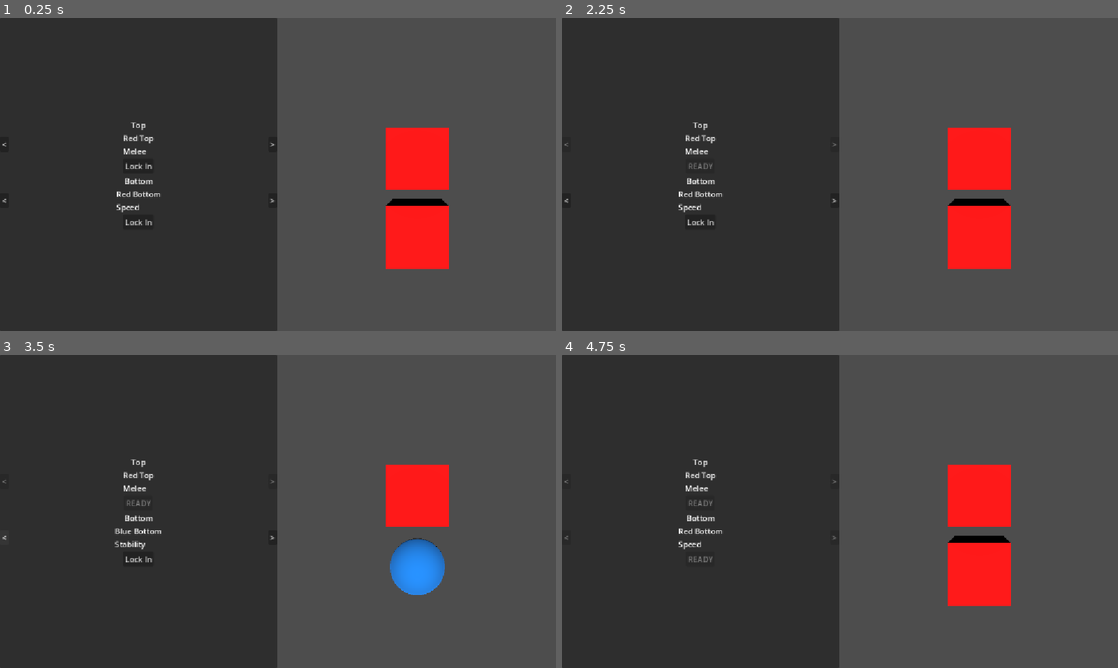
Above: before the commit, frames 1-4 (two rows, left to right).
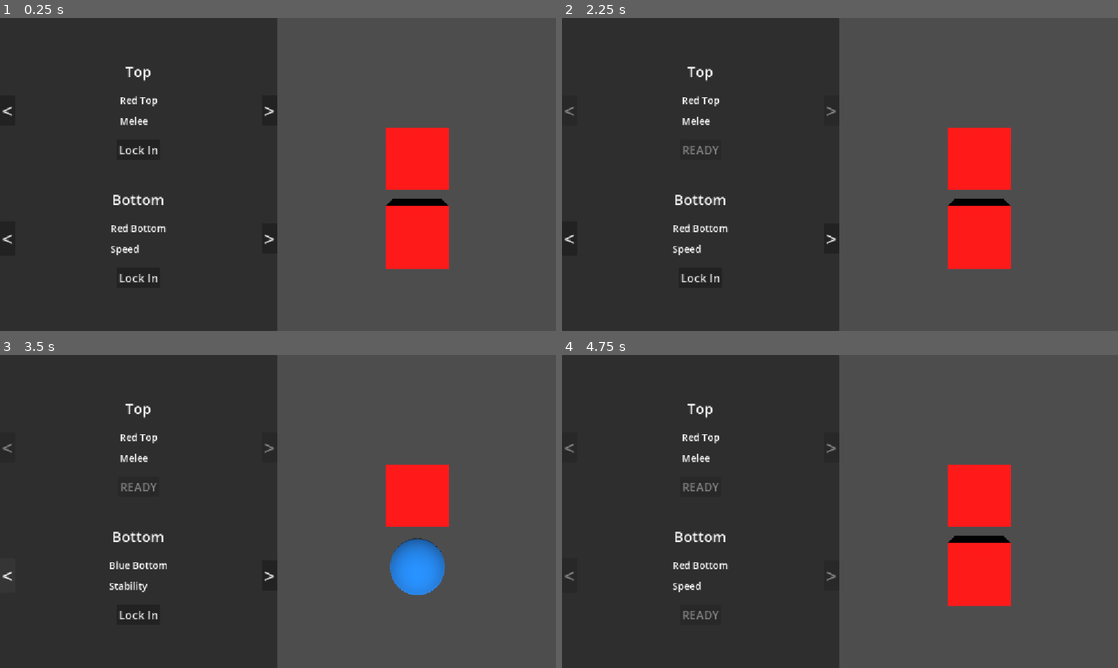
Above: after the commit, the same moments.

Repository: The-MEDINA/SNAP-back
Game: Godot game, scene res://Scenes/CharacterSelection.tscn
The game is run twice, just before and just after one commit, with the same random seed, the same clock (stepped at 60 frames per second) and the same inputs. This scene is started directly instead of the project's main scene.
Inputs:
- Up to frame 1 (0.25 s): no input
- Up to frame 2 (2.25 s): click "<" at 0.5 s; click ">" at 1.25 s; click "Lock In" at 2 s
- Up to frame 3 (3.5 s): click "<" at 2.75 s
- Up to frame 4 (4.75 s): click ">" at 3.5 s; click "Lock In" at 4.25 s

The runs differ from the first frame. In frame 1, 1.3% of the frame differs, in the area x 0-50%, y 15-85%; in frame 2, 1.3%; in frame 3, 1.4%; in frame 4, 1.3%.

Commit message:
fixed character selection

Diff:
--- a/snap-back/Scenes/CharacterSelection.tscn
+++ b/snap-back/Scenes/CharacterSelection.tscn
@@ -31,84 +31,107 @@
 [node name="VBoxContainer" type="VBoxContainer" parent="MainHBoxContainer/PanelContainer/MarginContainer" unique_id=819550477]
 layout_mode = 2
 size_flags_vertical = 4
+theme_override_constants/separation = 60
 
-[node name="Top" type="Label" parent="MainHBoxContainer/PanelContainer/MarginContainer/VBoxContainer" unique_id=233345948]
+[node name="VBoxContainer2" type="VBoxContainer" parent="MainHBoxContainer/PanelContainer/MarginContainer/VBoxContainer" unique_id=167612760]
+layout_mode = 2
+theme_override_constants/separation = 25
+
+[node name="Top" type="Label" parent="MainHBoxContainer/PanelContainer/MarginContainer/VBoxContainer/VBoxContainer2" unique_id=233345948]
 layout_mode = 2
 size_flags_horizontal = 4
+theme_override_font_sizes/font_size = 30
 text = "Top"
 
-[node name="HBoxContainer" type="HBoxContainer" parent="MainHBoxContainer/PanelContainer/MarginContainer/VBoxContainer" unique_id=183221713]
+[node name="HBoxContainer" type="HBoxContainer" parent="MainHBoxContainer/PanelContainer/MarginContainer/VBoxContainer/VBoxContainer2" unique_id=183221713]
 layout_mode = 2
 
-[node name="TopPrevBtn" type="Button" parent="MainHBoxContainer/PanelContainer/MarginContainer/VBoxContainer/HBoxContainer" unique_id=1572036947]
+[node name="TopPrevBtn" type="Button" parent="MainHBoxContainer/PanelContainer/MarginContainer/VBoxContainer/VBoxContainer2/HBoxContainer" unique_id=1572036947]
 layout_mode = 2
 size_flags_horizontal = 0
 size_flags_vertical = 4
+theme_override_font_sizes/font_size = 40
 text = "<"
 
-[node name="VBoxContainer" type="VBoxContainer" parent="MainHBoxContainer/PanelContainer/MarginContainer/VBoxContainer/HBoxContainer" unique_id=1463362285]
+[node name="VBoxContainer" type="VBoxContainer" parent="MainHBoxContainer/PanelContainer/MarginContainer/VBoxContainer/VBoxContainer2/HBoxContainer" unique_id=1463362285]
 layout_mode = 2
 size_flags_horizontal = 6
 size_flags_vertical = 4
+theme_override_constants/separation = 15
 
-[node name="TopNameLabel" type="Label" parent="MainHBoxContainer/PanelContainer/MarginContainer/VBoxContainer/HBoxContainer/VBoxContainer" unique_id=981552109]
+[node name="TopNameLabel" type="Label" parent="MainHBoxContainer/PanelContainer/MarginContainer/VBoxContainer/VBoxContainer2/HBoxContainer/VBoxContainer" unique_id=981552109]
 layout_mode = 2
+theme_override_font_sizes/font_size = 20
 text = "Name"
 
-[node name="TopRoleLabel" type="Label" parent="MainHBoxContainer/PanelContainer/MarginContainer/VBoxContainer/HBoxContainer/VBoxContainer" unique_id=493588580]
+[node name="TopRoleLabel" type="Label" parent="MainHBoxContainer/PanelContainer/MarginContainer/VBoxContainer/VBoxContainer2/HBoxContainer/VBoxContainer" unique_id=493588580]
 layout_mode = 2
+theme_override_font_sizes/font_size = 20
 text = "Role"
 
-[node name="TopNextBtn" type="Button" parent="MainHBoxContainer/PanelContainer/MarginContainer/VBoxContainer/HBoxContainer" unique_id=66782738]
+[node name="TopNextBtn" type="Button" parent="MainHBoxContainer/PanelContainer/MarginContainer/VBoxContainer/VBoxContainer2/HBoxContainer" unique_id=66782738]
 layout_mode = 2
 size_flags_horizontal = 4
 size_flags_vertical = 4
+theme_override_font_sizes/font_size = 40
 text = ">"
 
-[node name="TopLockInButton" type="Button" parent="MainHBoxContainer/PanelContainer/MarginContainer/VBoxContainer" unique_id=5843294]
+[node name="TopLockInButton" type="Button" parent="MainHBoxContainer/PanelContainer/MarginContainer/VBoxContainer/VBoxContainer2" unique_id=5843294]
 layout_mode = 2
 size_flags_horizontal = 4
 size_flags_vertical = 4
+theme_override_font_sizes/font_size = 24
 text = "Lock In
 "
 
-[node name="Bottom" type="Label" parent="MainHBoxContainer/PanelContainer/MarginContainer/VBoxContainer" unique_id=2107551480]
+[node name="VBoxContainer" type="VBoxContainer" parent="MainHBoxContainer/PanelContainer/MarginContainer/VBoxContainer" unique_id=1356229953]
+layout_mode = 2
+size_flags_vertical = 4
+theme_override_constants/separation = 25
+
+[node name="Bottom" type="Label" parent="MainHBoxContainer/PanelContainer/MarginContainer/VBoxContainer/VBoxContainer" unique_id=2107551480]
 layout_mode = 2
 size_flags_horizontal = 4
+theme_override_font_sizes/font_size = 30
 text = "Bottom"
 
-[node name="HBoxContainer2" type="HBoxContainer" parent="MainHBoxContainer/PanelContainer/MarginContainer/VBoxContainer" unique_id=107434215]
+[node name="HBoxContainer2" type="HBoxContainer" parent="MainHBoxContainer/PanelContainer/MarginContainer/VBoxContainer/VBoxContainer" unique_id=107434215]
 layout_mode = 2
 
-[node name="BottomPrevBtn" type="Button" parent="MainHBoxContainer/PanelContainer/MarginContainer/VBoxContainer/HBoxContainer2" unique_id=1198520786]
+[node name="BottomPrevBtn" type="Button" parent="MainHBoxContainer/PanelContainer/MarginContainer/VBoxContainer/VBoxContainer/HBoxContainer2" unique_id=1198520786]
 layout_mode = 2
 size_flags_horizontal = 0
-size_flags_vertical = 4
+theme_override_font_sizes/font_size = 40
 text = "<"
 
-[node name="VBoxContainer" type="VBoxContainer" parent="MainHBoxContainer/PanelContainer/MarginContainer/VBoxContainer/HBoxContainer2" unique_id=520748911]
+[node name="VBoxContainer" type="VBoxContainer" parent="MainHBoxContainer/PanelContainer/MarginContainer/VBoxContainer/VBoxContainer/HBoxContainer2" unique_id=520748911]
 layout_mode = 2
 size_flags_horizontal = 6
 size_flags_vertical = 4
+theme_override_constants/separation = 15
 
-[node name="BottomNameLabel" type="Label" parent="MainHBoxContainer/PanelContainer/MarginContainer/VBoxContainer/HBoxContainer2/VBoxContainer" unique_id=1254839490]
+[node name="BottomNameLabel" type="Label" parent="MainHBoxContainer/PanelContainer/MarginContainer/VBoxContainer/VBoxContainer/HBoxContainer2/VBoxContainer" unique_id=1254839490]
 layout_mode = 2
+theme_override_font_sizes/font_size = 20
 text = "Name"
 
-[node name="BottomRoleLabel" type="Label" parent="MainHBoxContainer/PanelContainer/MarginContainer/VBoxContainer/HBoxContainer2/VBoxContainer" unique_id=1149499393]
+[node name="BottomRoleLabel" type="Label" parent="MainHBoxContainer/PanelContainer/MarginContainer/VBoxContainer/VBoxContainer/HBoxContainer2/VBoxContainer" unique_id=1149499393]
 layout_mode = 2
+theme_override_font_sizes/font_size = 20
 text = "Role"
 
-[node name="BottomNextBtn" type="Button" parent="MainHBoxContainer/PanelContainer/MarginContainer/VBoxContainer/HBoxContainer2" unique_id=1167250052]
+[node name="BottomNextBtn" type="Button" parent="MainHBoxContainer/PanelContainer/MarginContainer/VBoxContainer/VBoxContainer/HBoxContainer2" unique_id=1167250052]
 layout_mode = 2
 size_flags_horizontal = 4
 size_flags_vertical = 4
+theme_override_font_sizes/font_size = 40
 text = ">"
 
-[node name="BottomLockInButton" type="Button" parent="MainHBoxContainer/PanelContainer/MarginContainer/VBoxContainer" unique_id=2012523151]
+[node name="BottomLockInButton" type="Button" parent="MainHBoxContainer/PanelContainer/MarginContainer/VBoxContainer/VBoxContainer" unique_id=2012523151]
 layout_mode = 2
 size_flags_horizontal = 4
 size_flags_vertical = 4
+theme_override_font_sizes/font_size = 24
 text = "Lock In
 "
 
@@ -118,7 +141,9 @@
 stretch = true
 
 [node name="SubViewport" type="SubViewport" parent="MainHBoxContainer/SubViewportContainer" unique_id=1816881582]
+handle_input_locally = false
 size = Vector2i(574, 648)
+render_target_update_mode = 4
 
 [node name="Camera3D" type="Camera3D" parent="MainHBoxContainer/SubViewportContainer/SubViewport" unique_id=147444632]
 transform = Transform3D(1, 0, 0, 0, 1, 0, 0, 0, 1, 0, 1, 3)
--- a/snap-back/Scenes/button_manager.gd
+++ b/snap-back/Scenes/button_manager.gd
@@ -14,17 +14,19 @@
 
 #UI References
 #Top References
-@onready var top_name_label: Label = $MainHBoxContainer/PanelContainer/MarginContainer/VBoxContainer/HBoxContainer/VBoxContainer/TopNameLabel
-@onready var top_role_label: Label = $MainHBoxContainer/PanelContainer/MarginContainer/VBoxContainer/HBoxContainer/VBoxContainer/TopRoleLabel
-@onready var top_prev_btn: Button = $MainHBoxContainer/PanelContainer/MarginContainer/VBoxContainer/HBoxContainer/TopPrevBtn
-@onready var top_next_btn: Button = $MainHBoxContainer/PanelContainer/MarginContainer/VBoxContainer/HBoxContainer/TopNextBtn
-@onready var top_lock_btn: Button = $MainHBoxContainer/PanelContainer/MarginContainer/VBoxContainer/TopLockInButton
+@onready var top_name_label: Label = $MainHBoxContainer/PanelContainer/MarginContainer/VBoxContainer/VBoxContainer2/HBoxContainer/VBoxContainer/TopNameLabel
+@onready var top_role_label: Label = $MainHBoxContainer/PanelContainer/MarginContainer/VBoxContainer/VBoxContainer2/HBoxContainer/VBoxContainer/TopRoleLabel
+@onready var top_prev_btn: Button = $MainHBoxContainer/PanelContainer/MarginContainer/VBoxContainer/VBoxContainer2/HBoxContainer/TopPrevBtn
+@onready var top_next_btn: Button = $MainHBoxContainer/PanelContainer/MarginContainer/VBoxContainer/VBoxContainer2/HBoxContainer/TopNextBtn
+@onready var top_lock_btn: Button = $MainHBoxContainer/PanelContainer/MarginContainer/VBoxContainer/VBoxContainer2/TopLockInButton
+
 #Bottom References
-@onready var bottom_name_label: Label = $MainHBoxContainer/PanelContainer/MarginContainer/VBoxContainer/HBoxContainer2/VBoxContainer/BottomNameLabel
-@onready var bottom_role_label: Label = $MainHBoxContainer/PanelContainer/MarginContainer/VBoxContainer/HBoxContainer2/VBoxContainer/BottomRoleLabel
-@onready var bottom_prev_btn: Button = $MainHBoxContainer/PanelContainer/MarginContainer/VBoxContainer/HBoxContainer2/BottomPrevBtn
-@onready var bottom_next_btn: Button = $MainHBoxContainer/PanelContainer/MarginContainer/VBoxContainer/HBoxContainer2/BottomNextBtn
-@onready var bottom_lock_btn: Button = $MainHBoxContainer/PanelContainer/MarginContainer/VBoxContainer/BottomLockInButton
+@onready var bottom_name_label: Label = $MainHBoxContainer/PanelContainer/MarginContainer/VBoxContainer/VBoxContainer/HBoxContainer2/VBoxContainer/BottomNameLabel
+@onready var bottom_role_label: Label = $MainHBoxContainer/PanelContainer/MarginContainer/VBoxContainer/VBoxContainer/HBoxContainer2/VBoxContainer/BottomRoleLabel
+@onready var bottom_prev_btn: Button = $MainHBoxContainer/PanelContainer/MarginContainer/VBoxContainer/VBoxContainer/HBoxContainer2/BottomPrevBtn
+@onready var bottom_next_btn: Button = $MainHBoxContainer/PanelContainer/MarginContainer/VBoxContainer/VBoxContainer/HBoxContainer2/BottomNextBtn
+@onready var bottom_lock_btn: Button = $MainHBoxContainer/PanelContainer/MarginContainer/VBoxContainer/VBoxContainer/BottomLockInButton
+
 
 #3D Mesh Instance References
 @export var top_mesh_node: MeshInstance3D
